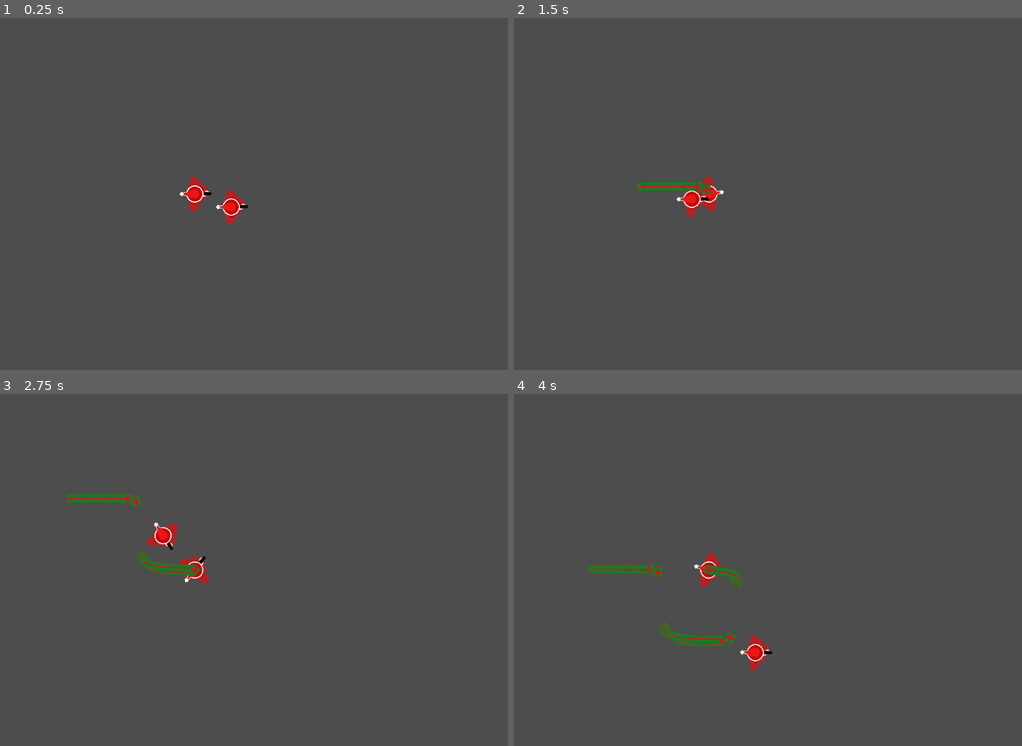
Above: before the commit, frames 1-4 (two rows, left to right).
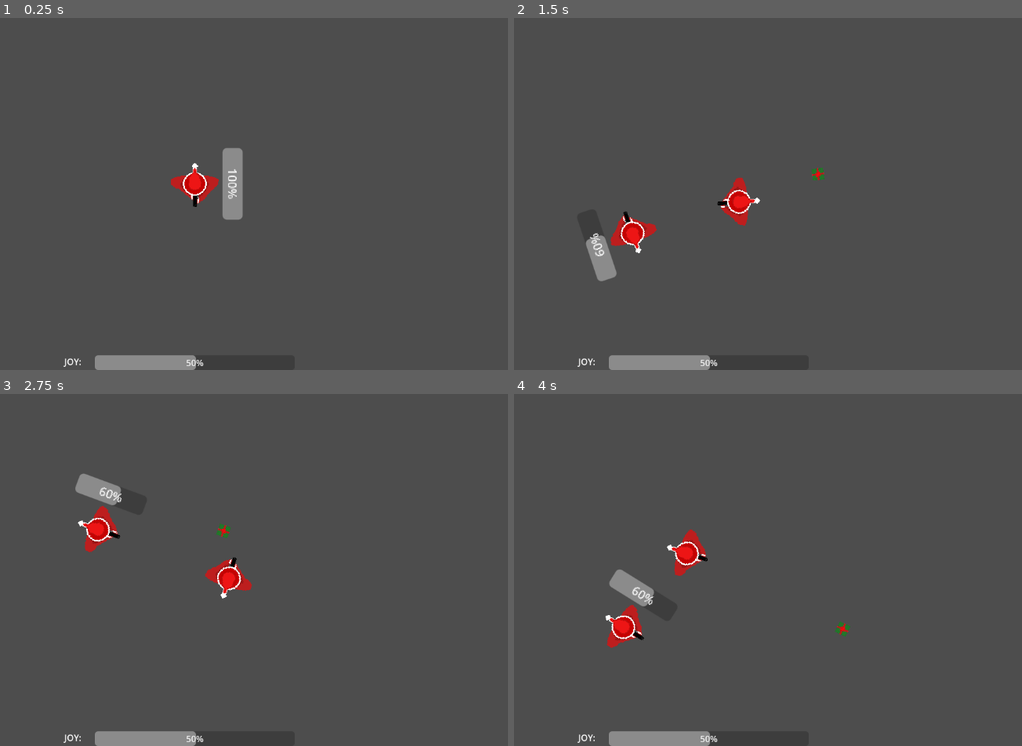
Above: after the commit, the same moments.

Repository: oneye5/game_jam_3
Game: Godot game, scene res://Scenes/Main.tscn
The game is run twice, just before and just after one commit, with the same random seed, the same clock (stepped at 60 frames per second) and the same inputs.
Inputs (mouse positions are in pixels of both pictures, inside the frame that each line leads up to):
- Up to frame 1 (0.25 s): no input
- Up to frame 2 (1.5 s): move the mouse to (844, 176) at 0.52 s; press the mouse at (844, 176) at 0.53 s; hold D (right) 0.53-1.28 s; move the mouse to (585, 211) at 1.27 s; release the mouse at (585, 211) at 1.28 s; hold S (down) from 1.28 s (still down); click (585, 211) at 1.35 s
- Up to frame 3 (2.75 s): move the mouse to (259, 492) at 2.02 s; release S (down) at 2.03 s; press the mouse at (259, 492) at 2.03 s; hold D (right) from 2.03 s (still down)
- Up to frame 4 (4 s): move the mouse to (676, 640) at 2.77 s; release D (right) at 2.78 s; release the mouse at (676, 640) at 2.78 s; hold W (up) 2.78-3.53 s; click (676, 640) at 2.85 s; move the mouse to (895, 622) at 3.52 s; press the mouse at (895, 622) at 3.53 s; hold A (left) from 3.53 s (still down)

The runs differ from the first frame. In frame 1, 2.3% of the frame differs, in the area x 12-49%, y 36-100%; in frame 2, 3.3%; in frame 3, 3.7%; in frame 4, 4.1%, in the area x 12-67%, y 38-100%.

Commit message:
changed rigidbodies to characterBody2D's due unexplainable godot bugs

Diff:
--- a/Scenes/Enemy_0.tscn
+++ b/Scenes/Enemy_0.tscn
@@ -7,16 +7,26 @@
 
 [node name="Enemy0" type="Node2D"]
 
-[node name="RigidBody2D" type="RigidBody2D" parent="."]
-gravity_scale = 0.0
+[node name="CharacterBody2D" type="CharacterBody2D" parent="."]
+motion_mode = 1
+platform_on_leave = 2
 script = ExtResource("1_f1t82")
-updateRate = 1.0
-acceleration = 5.0
-friction = 0.97
+updateRate = 2.0
+acceleration = 10.0
+friction = 0.95
 
-[node name="CollisionShape2D" type="CollisionShape2D" parent="RigidBody2D"]
+[node name="CollisionShape2D" type="CollisionShape2D" parent="CharacterBody2D"]
 shape = SubResource("CircleShape2D_016ns")
 
-[node name="Sprite2D" type="Sprite2D" parent="RigidBody2D"]
+[node name="Sprite2D" type="Sprite2D" parent="CharacterBody2D"]
 rotation = 1.5708
 texture = ExtResource("2_s8yk8")
+
+[node name="ProgressBar" type="ProgressBar" parent="CharacterBody2D"]
+offset_left = -48.0
+offset_top = -64.0
+offset_right = 48.0
+offset_bottom = -37.0
+value = 100.0
+allow_greater = true
+allow_lesser = true
--- /dev/null
+++ b/Scenes/Food_pickup.tscn
@@ -0,0 +1,21 @@
+[gd_scene load_steps=4 format=3 uid="uid://d1bge7ovhoha2"]
+
+[ext_resource type="Script" path="res://Scripts/pickup.gd" id="1_uhk5k"]
+[ext_resource type="Texture2D" uid="uid://bejvb4kmjtdje" path="res://Assets/cookies.png" id="1_xg5oo"]
+
+[sub_resource type="CircleShape2D" id="CircleShape2D_a7qfi"]
+
+[node name="FoodPickup" type="Node2D"]
+
+[node name="Area2D" type="Area2D" parent="."]
+script = ExtResource("1_uhk5k")
+
+[node name="CollisionShape2D" type="CollisionShape2D" parent="Area2D"]
+shape = SubResource("CircleShape2D_a7qfi")
+
+[node name="Sprite2D" type="Sprite2D" parent="."]
+position = Vector2(-4.76837e-07, -4.76837e-07)
+scale = Vector2(0.5, 0.5)
+texture = ExtResource("1_xg5oo")
+
+[connection signal="body_entered" from="Area2D" to="Area2D" method="_on_body_entered"]
--- a/Scenes/Main.tscn
+++ b/Scenes/Main.tscn
@@ -1,11 +1,10 @@
 [gd_scene load_steps=3 format=3 uid="uid://bqbtqhcci32kw"]
 
 [ext_resource type="PackedScene" uid="uid://ckc2wb5ghhmsp" path="res://Scenes/Player.tscn" id="1_v1r80"]
-[ext_resource type="PackedScene" uid="uid://ced4njp2w4snv" path="res://Scenes/Enemy_0.tscn" id="2_suiy3"]
+[ext_resource type="PackedScene" uid="uid://b7svyjw6i76uv" path="res://Scenes/Enemy_0.tscn" id="2_suiy3"]
 
 [node name="Main" type="Node2D"]
 
 [node name="Player" parent="." instance=ExtResource("1_v1r80")]
 
 [node name="Enemy0" parent="." instance=ExtResource("2_suiy3")]
-position = Vector2(67, 24)
--- a/Scenes/Player.tscn
+++ b/Scenes/Player.tscn
@@ -1,8 +1,9 @@
-[gd_scene load_steps=11 format=3 uid="uid://ckc2wb5ghhmsp"]
+[gd_scene load_steps=12 format=3 uid="uid://ckc2wb5ghhmsp"]
 
 [ext_resource type="Script" path="res://Scripts/Player.gd" id="1_0gdk2"]
 [ext_resource type="Texture2D" uid="uid://cu144plkcqeve" path="res://Assets/santaDefault.png" id="2_5hhlv"]
 [ext_resource type="Texture2D" uid="uid://bh6eh328swkhg" path="res://Assets/santaDefault-sheet.png" id="3_vdgqi"]
+[ext_resource type="Script" path="res://Scripts/Camera_mover.gd" id="4_mkc7n"]
 
 [sub_resource type="CircleShape2D" id="CircleShape2D_jo32s"]
 
@@ -56,19 +57,53 @@
 
 [node name="Player" type="Node2D"]
 
-[node name="RigidBody2D" type="RigidBody2D" parent="."]
-gravity_scale = 0.0
+[node name="CharacterBody2D" type="CharacterBody2D" parent="."]
+motion_mode = 1
+platform_on_leave = 2
 script = ExtResource("1_0gdk2")
 acceleration = 20.0
 friction = 0.9
 
-[node name="CollisionShape2D" type="CollisionShape2D" parent="RigidBody2D"]
+[node name="CollisionShape2D" type="CollisionShape2D" parent="CharacterBody2D"]
 shape = SubResource("CircleShape2D_jo32s")
 
-[node name="Camera2D" type="Camera2D" parent="RigidBody2D"]
-
-[node name="AnimatedSprite2D" type="AnimatedSprite2D" parent="RigidBody2D"]
+[node name="AnimatedSprite2D" type="AnimatedSprite2D" parent="CharacterBody2D"]
+z_index = 3
 rotation = 1.5708
 sprite_frames = SubResource("SpriteFrames_o0qvl")
 
 [node name="children" type="Node" parent="."]
+
+[node name="Player_UI" type="CanvasLayer" parent="."]
+
+[node name="joy_meter" type="ProgressBar" parent="Player_UI"]
+anchors_preset = 7
+anchor_left = 0.5
+anchor_top = 1.0
+anchor_right = 0.5
+anchor_bottom = 1.0
+offset_left = -184.0
+offset_top = -27.0
+offset_right = 184.0
+grow_horizontal = 2
+grow_vertical = 0
+
+[node name="Label" type="Label" parent="Player_UI"]
+anchors_preset = 7
+anchor_left = 0.5
+anchor_top = 1.0
+anchor_right = 0.5
+anchor_bottom = 1.0
+offset_left = -240.0
+offset_top = -27.0
+offset_right = -200.0
+offset_bottom = -4.0
+grow_horizontal = 2
+grow_vertical = 0
+text = "JOY:"
+
+[node name="CameraTransform" type="Node2D" parent="."]
+script = ExtResource("4_mkc7n")
+
+[node name="Camera2D" type="Camera2D" parent="CameraTransform"]
+zoom = Vector2(1.375, 1.375)
--- a/Scenes/Projectile.tscn
+++ b/Scenes/Projectile.tscn
@@ -1,10 +1,18 @@
-[gd_scene load_steps=2 format=3 uid="uid://b3uc5dalu5vhk"]
+[gd_scene load_steps=4 format=3 uid="uid://b3uc5dalu5vhk"]
 
 [ext_resource type="Texture2D" uid="uid://bncdhg86techi" path="res://Assets/pesent.png" id="1_oyesm"]
+[ext_resource type="Script" path="res://Scripts/projectile.gd" id="1_ynnna"]
 
-[node name="Projectile" type="Node2D"]
+[sub_resource type="CircleShape2D" id="CircleShape2D_jkq6a"]
 
-[node name="Sprite2D" type="Sprite2D" parent="."]
-position = Vector2(4.76837e-07, 4.76837e-07)
+[node name="Area2D" type="Area2D"]
+script = ExtResource("1_ynnna")
+
+[node name="CollisionShape2D" type="CollisionShape2D" parent="."]
+shape = SubResource("CircleShape2D_jkq6a")
+
+[node name="Sprite2D" type="Sprite2D" parent="CollisionShape2D"]
 scale = Vector2(0.25, 0.25)
 texture = ExtResource("1_oyesm")
+
+[connection signal="body_entered" from="." to="." method="_on_body_entered"]
--- /dev/null
+++ b/Scripts/Camera_mover.gd
@@ -0,0 +1,7 @@
+extends Node2D
+
+@export var lerpV : float = 3
+
+func _process(delta: float) -> void:
+	if manager_singleton.instance().player != null:
+		position = lerp(position,manager_singleton.instance().player.position,lerpV * delta)
--- a/Scripts/Enemy_0.gd
+++ b/Scripts/Enemy_0.gd
@@ -1,12 +1,34 @@
-extends RigidBody2D
+class_name Enemy_0
+extends CharacterBody2D
+
 @export var updateRate : float
 var remainingUpdateTime : float = updateRate
 @onready var target_pos : Vector2 = position
 @export var acceleration : float
 @export var friction : float
+@export var max_health : float = 100
+@onready var current_health = max_health
+@onready var healthbar = $ProgressBar
+func _process(delta: float) -> void:
+	move_and_slide()
+
 func _physics_process(delta: float) -> void:
 	_tick_update(delta)
 	_move()
+	healthbar.value = current_health
+	if current_health <= 0:
+		var preLoadCookie = preload("res://Scenes/Food_pickup.tscn")
+		var cookie = preLoadCookie.instantiate()
+		cookie.position = position
+		cookie.rotation = 0
+		self.get_parent().add_child(cookie)
+		queue_free()
+
+func _damage(num):
+	velocity = Vector2.ZERO
+	current_health -= num
+
+
 func _tick_update(d):
 	remainingUpdateTime -= d
 	if remainingUpdateTime <= 0:
@@ -18,6 +40,6 @@
 
 func _move():
 	var wishDir = (target_pos - position).normalized()
-	rotation = linear_velocity.angle()
-	linear_velocity += (wishDir * acceleration)
-	linear_velocity *= friction
+	rotation = velocity.angle()
+	velocity += (wishDir * acceleration)
+	velocity *= friction
--- a/Scripts/Player.gd
+++ b/Scripts/Player.gd
@@ -1,16 +1,37 @@
 class_name  Player
-extends RigidBody2D
+extends CharacterBody2D
 @export var acceleration : float
 @export var friction : float
+@export var reload_time : float = 0.5
 @onready var children = $"../children"
 @onready var animatedSprite = $AnimatedSprite2D
+@onready var remaining_reload = reload_time
+@onready var joy_meter = $"../Player_UI/joy_meter"
+
+var joy : float = 50
+
 
 func _ready():
 	manager_singleton.instance().player = self
 
+func _process(delta: float) -> void:
+	look_at(get_global_mouse_position())
+	move_and_slide()
+
 func _physics_process(delta: float) -> void:
 	_tick_controls()
 	_tick_friction()
+	_tick_UI()
+	print(velocity)
+	print(position)
+	remaining_reload -= delta
+
+
+func eat_food(amount):
+	joy += amount
+
+func _tick_UI():
+	joy_meter.value = joy
 
 func _tick_controls():
 	var wishDir : Vector2 = Vector2.ZERO
@@ -22,7 +43,8 @@
 		wishDir.x += 1
 	if Input.is_action_pressed("left"):
 		wishDir.x -= 1
-	if Input.is_action_pressed("shoot"):
+	if Input.is_action_pressed("shoot") and remaining_reload <= 0:
+		remaining_reload = reload_time
 		var projectile = preload("res://Scenes/Projectile.tscn")
 		var newProjectile = projectile.instantiate()
 		newProjectile.position = position
@@ -31,13 +53,13 @@
 		animatedSprite.play("shoot")
 
 	_tick_accelerate(wishDir)
-	look_at(get_global_mouse_position())
 
 func _tick_friction():
-	linear_velocity *= friction
+	velocity *= friction
 
 func _tick_accelerate(wishDir):
-	linear_velocity += (wishDir * acceleration)
+	velocity += (wishDir * acceleration)
+
 func _tick_animation():
 	if(animatedSprite.animation == "shoot" and not animatedSprite.is_playing()):
 		animatedSprite.play("default")
--- /dev/null
+++ b/Scripts/pickup.gd
@@ -0,0 +1,7 @@
+extends Area2D
+@export var eat_amount = 1
+
+func _on_body_entered(body: Node2D) -> void:
+	if body is Player:
+		body.eat_food(eat_amount)
+		get_parent().queue_free()
--- /dev/null
+++ b/Scripts/projectile.gd
@@ -0,0 +1,12 @@
+extends Area2D
+@export var speed = 400
+@export var damage = 40
+
+
+func _process(delta: float) -> void:
+	position += Vector2.from_angle(rotation) * speed * delta
+
+func _on_body_entered(body: Node2D) -> void:
+	if body is Enemy_0:
+		body._damage(damage)
+		queue_free()
--- a/project.godot
+++ b/project.godot
@@ -13,6 +13,15 @@
 config/name="game_jam_3"
 run/main_scene="res://Scenes/Main.tscn"
 config/features=PackedStringArray("4.3", "Forward Plus")
+run/max_fps=240
+
+[debug]
+
+settings/stdout/print_fps=true
+
+[display]
+
+window/vsync/vsync_mode=0
 
 [input]
 
@@ -41,3 +50,13 @@
 "events": [Object(InputEventMouseButton,"resource_local_to_scene":false,"resource_name":"","device":-1,"window_id":0,"a …(258 unchanged characters)…
 ]
 }
+
+[physics]
+
+common/physics_interpolation=true
+
+[rendering]
+
+textures/canvas_textures/default_texture_filter=3
+renderer/rendering_method="gl_compatibility"
+renderer/rendering_method.mobile="gl_compatibility"
Binary file added: Assets/cookies.png
Not shown, added: Assets/cookies.png.import
Not shown: 1 places in Scenes/Enemy_0.tscn that only renumber resources
Not shown, added: export_presets.cfg
Not shown, added: Builds/Windows/game_jam_3.console.exe
Not shown, added: Builds/Windows/game_jam_3.exe
Not shown, added: Builds/Windows/game_jam_3.pck
